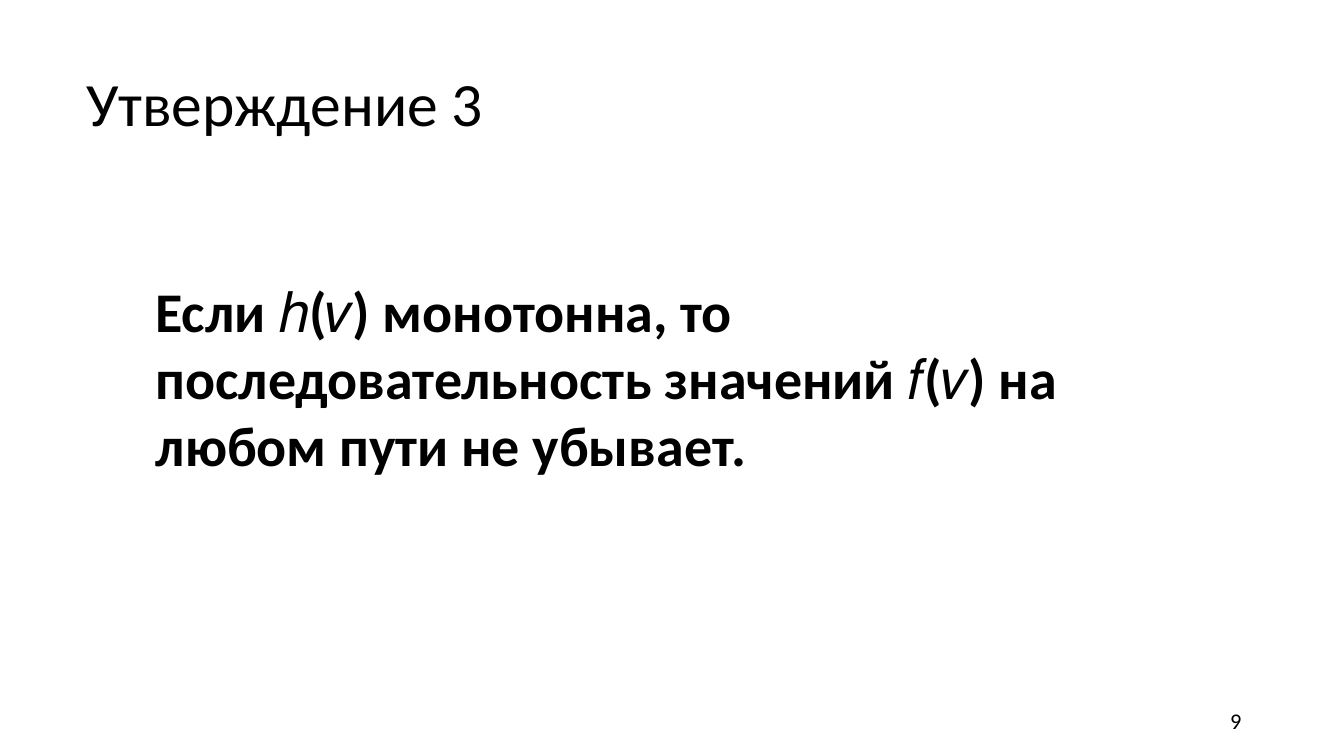
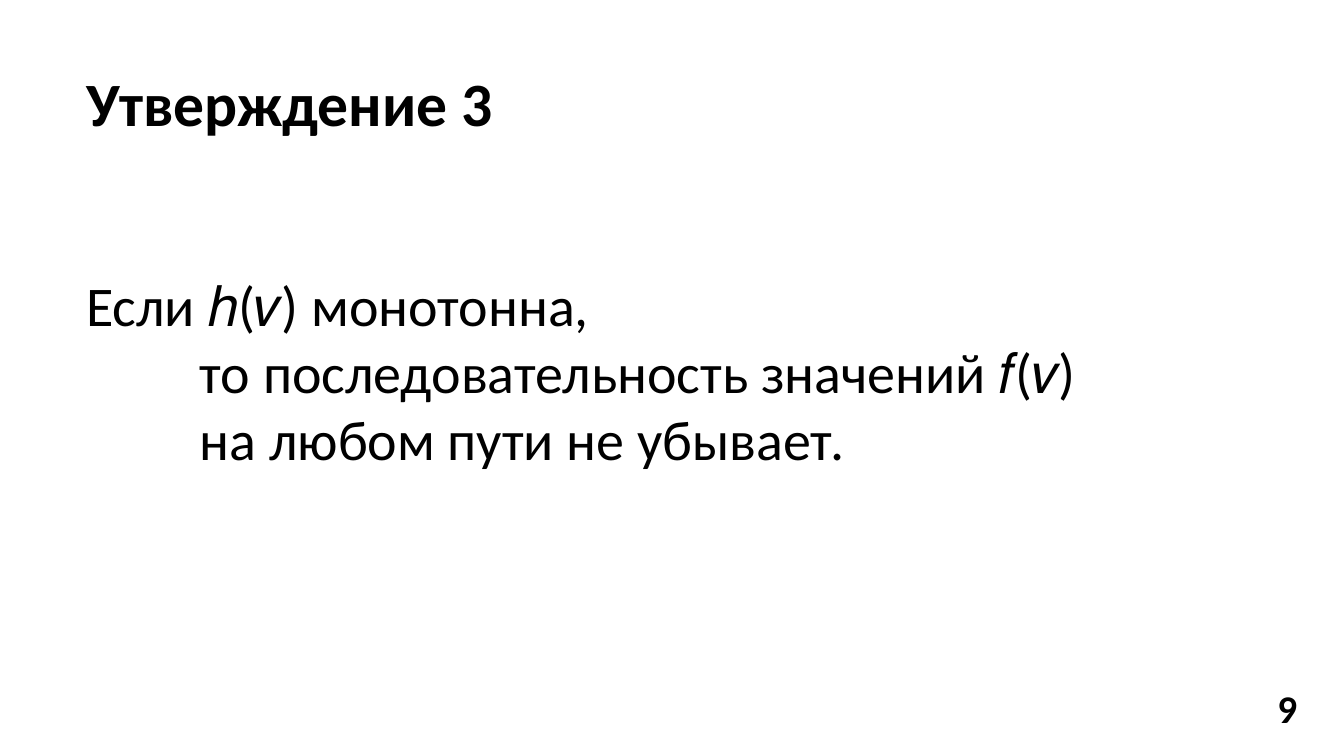
Before and after one commit to donsko1/Algorythm-A-star, a slide deck: slide 9 of Алгоритм А.pptx. Drawn at 1344x756 pixels with LibreOffice and Linux fonts; fonts in the diff are those of the drawing. Boxes give left, top, right and bottom in pixels: in the first picture for what was removed or moved away, otherwise in the second. Text is boxed around its words. In the diff, an @@ line names an element or a change of style, - is before the commit and + after.

```diff
--- a/Алгоритм А.pptx
+++ b/Алгоритм А.pptx
@@ text "Утверждение 3" at [87, 85, 493, 136]: bold on @@
@@ text at [87, 285, 1059, 469]: text changed; bold off @@
-Если ℎ(𝑣) монотонна, то последовательность значений 𝑓(𝑣) на любом пути не убывает.
+Если ℎ(𝑣) монотонна,
+то последовательность значений 𝑓(𝑣)
+на любом пути не убывает.
@@ text "9": place and size @@
-text "9" at [1230, 714, 1241, 729]
+text "9" at [1277, 697, 1297, 723]
@@ text "9" at [1277, 697, 1297, 723]: size 16 to 28 pt, bold on; alignment right to left; vertical alignment middle to top @@
```
Also in this commit, not shown: 12 other slides changed, 1 slide added, 1 slide removed, 11 other files.
